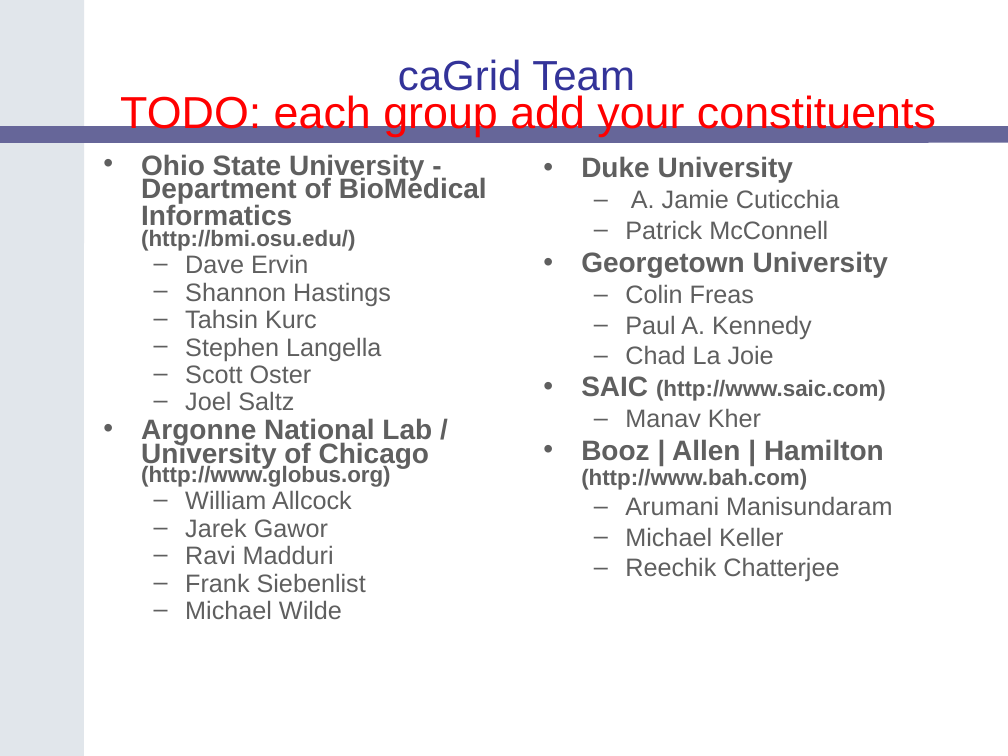
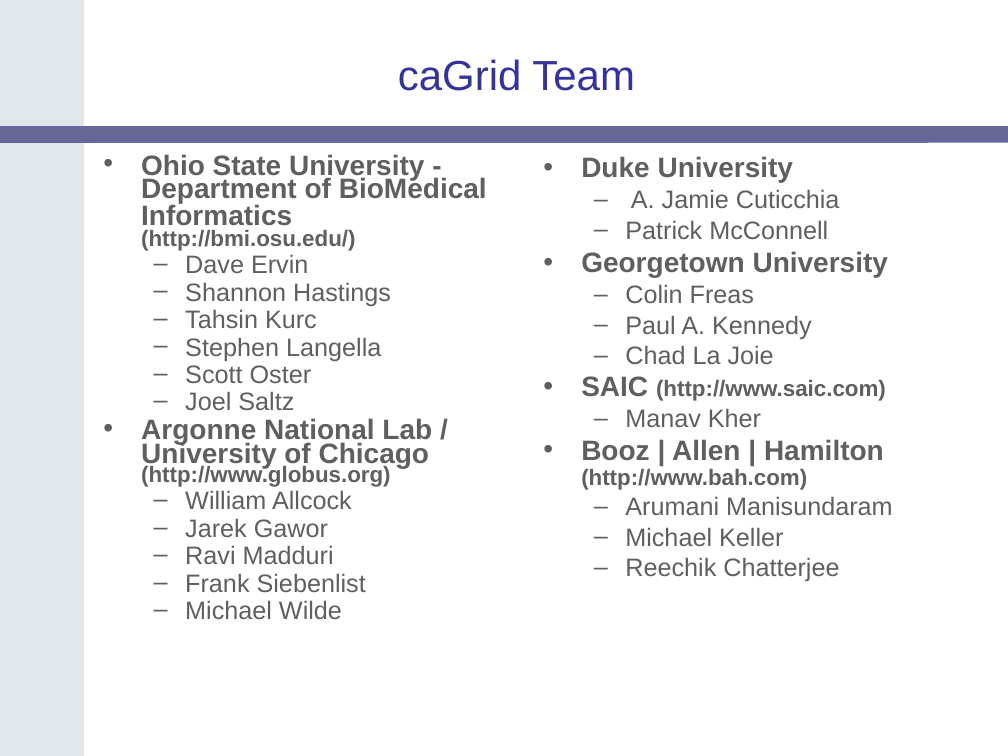
Before and after one commit to NCIP/cagrid-docs, a slide deck: slide 28 of presentations/200604_AnnualMeeting/caGrid-1.0-Demo.ppt. Drawn at 1008x756 pixels with LibreOffice and Linux fonts; fonts in the diff are those of the drawing; background and template pictures are left out. Boxes give left, top, right and bottom in pixels: in the first picture for what was removed or moved away, otherwise in the second. Text is boxed around its words. In the diff, an @@ line names an element or a change of style, - is before the commit and + after.

```diff
--- a/presentations/200604_AnnualMeeting/caGrid-1.0-Demo.ppt
+++ b/presentations/200604_AnnualMeeting/caGrid-1.0-Demo.ppt
@@ text removed at (x1=120, y1=93, x2=936, y2=137) @@
-TODO: each group add your constituents
```
